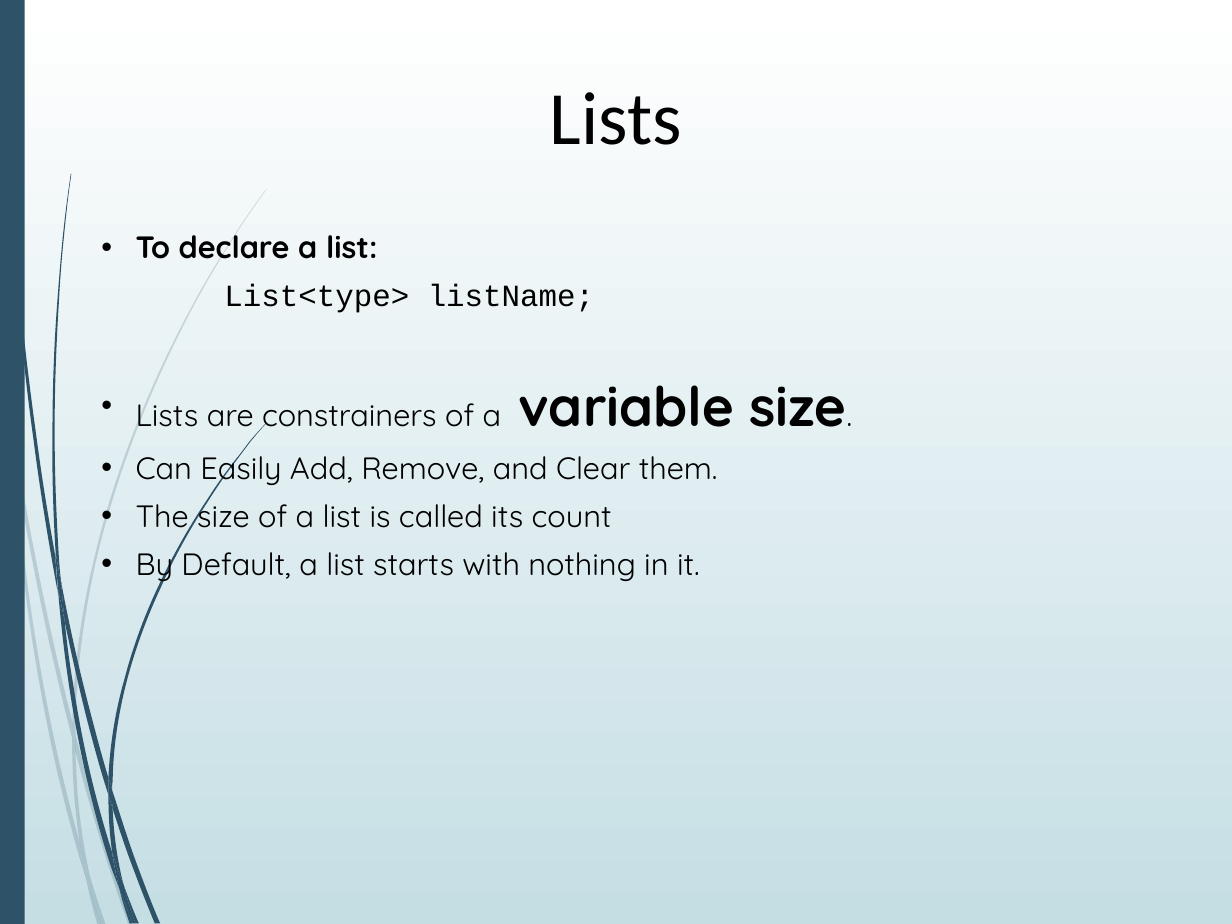
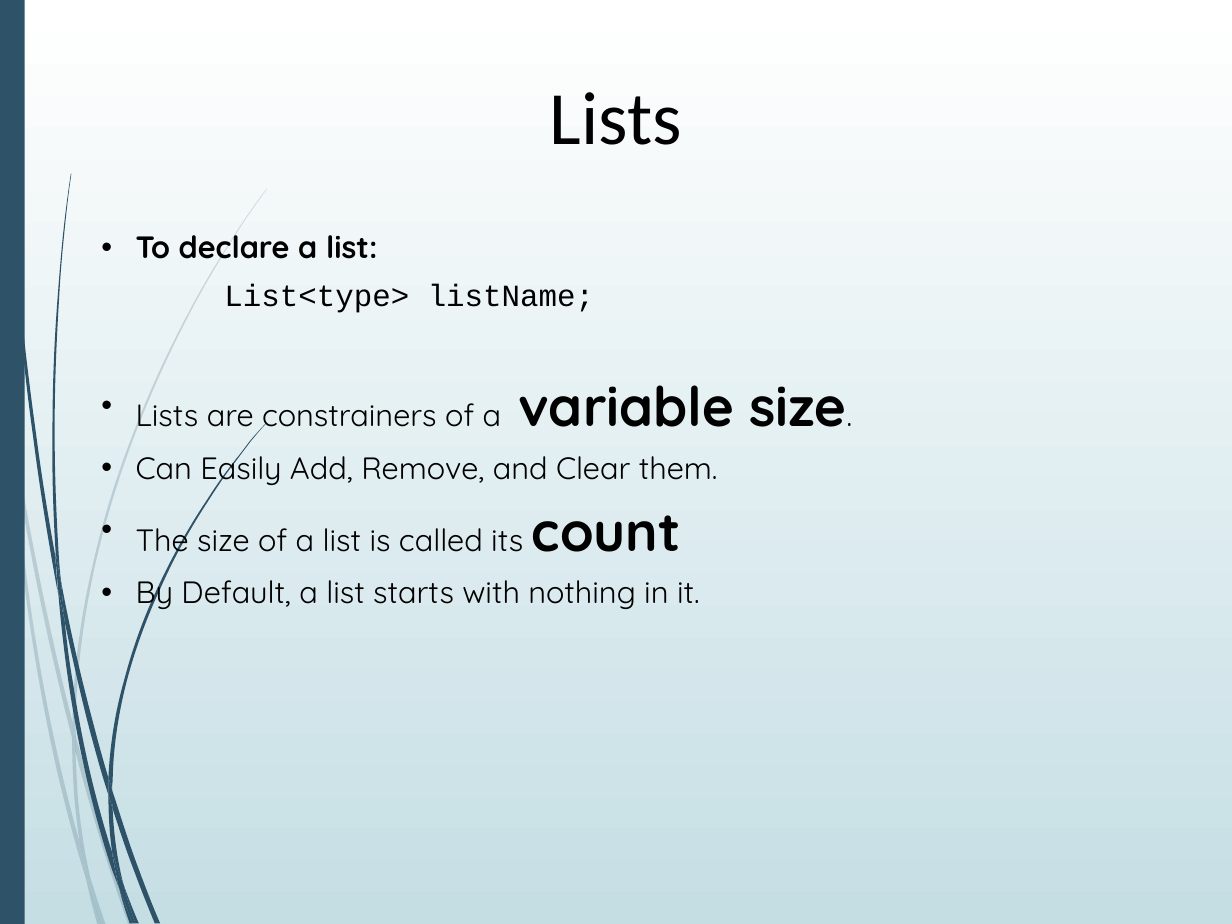
Before and after one commit to AGGP-NHTI/AGGP101c, a slide deck: slide 4 of LABS/LAB06/Lab6_C#_Containers.pptx. Drawn at 1232x924 pixels with LibreOffice and Linux fonts; fonts in the diff are those of the drawing. Boxes give left, top, right and bottom in pixels: in the first picture for what was removed or moved away, otherwise in the second. Text is boxed around its words. In the diff, an @@ line names an element or a change of style, - is before the commit and + after.

```diff
--- a/LABS/LAB06/Lab6_C#_Containers.pptx
+++ b/LABS/LAB06/Lab6_C#_Containers.pptx
@@ text at [136, 515, 681, 560]: size 18 to 32 pt, bold on in "count" @@
```
Also in this commit, not shown: 1 other slide changed, 1 slide removed, 2 other files.
